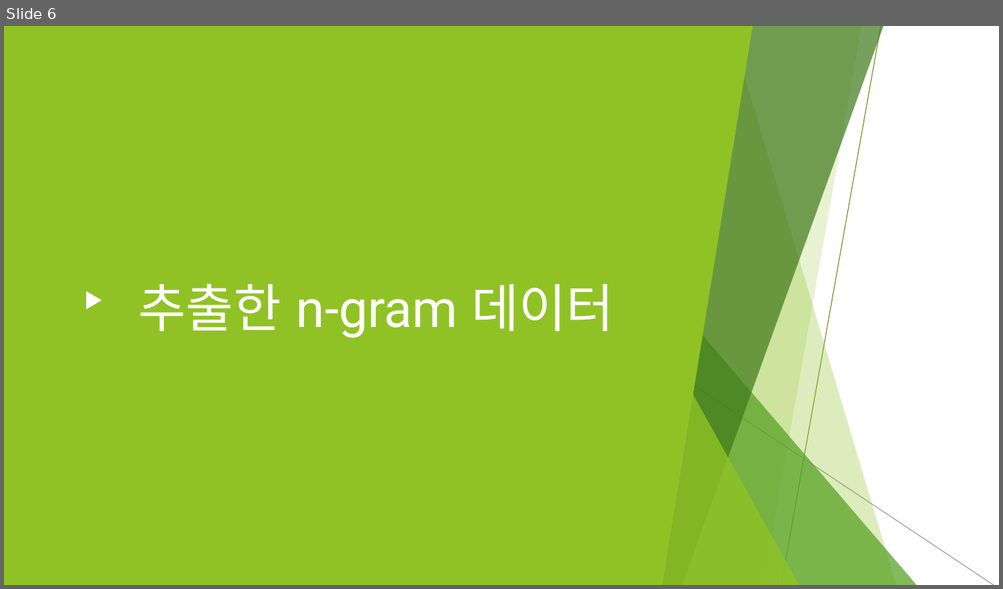
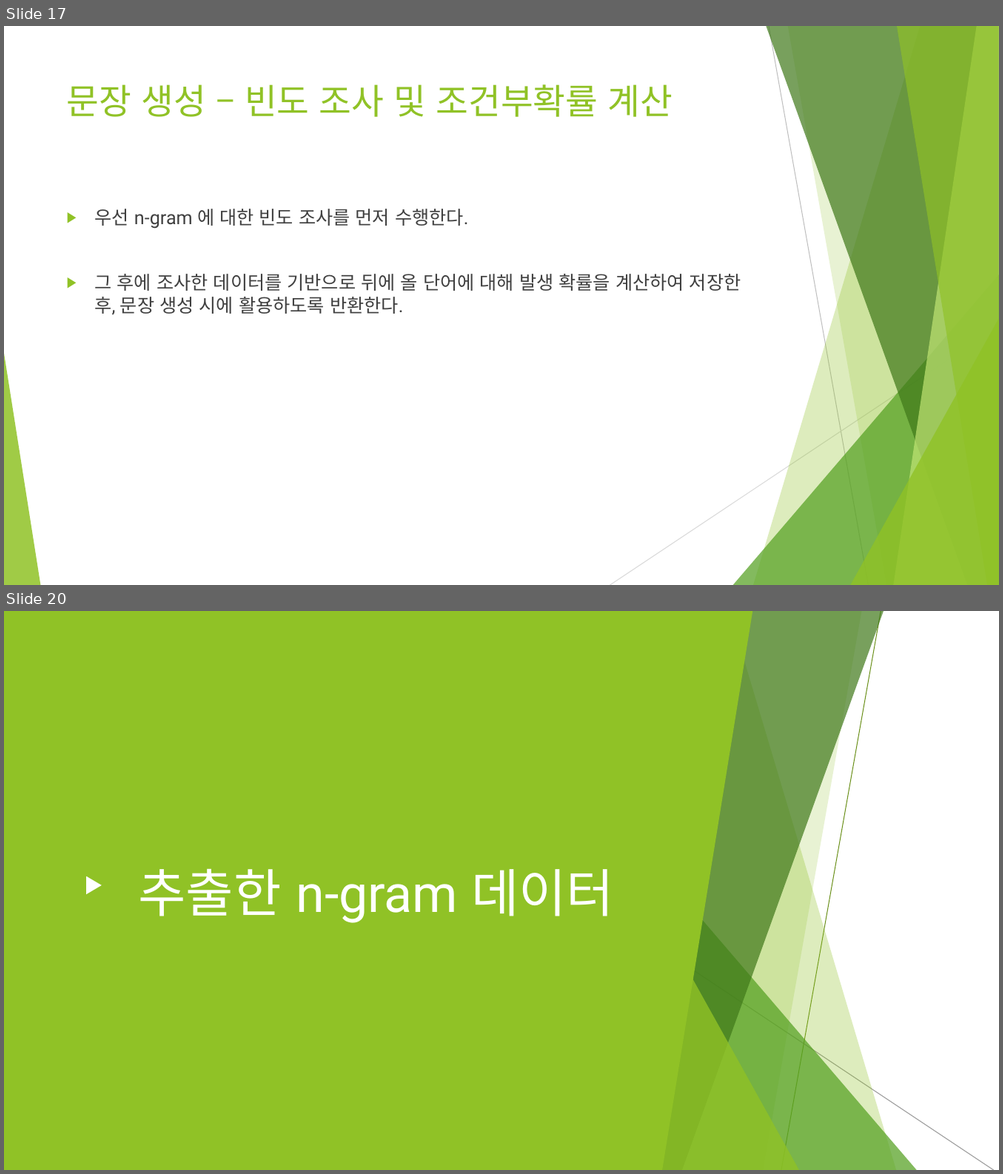
Before and after one commit to ghyeon0/BigData_Homework, a slide deck: HW4/HW4_renew/final_report.pptx. Shown one above the other, each under a label of ours: slide 6 before the commit, slides 17 and 20 after it; the slides between them are not shown. The pictures are 1003x589 and 1003x1174 pixels, drawn with LibreOffice and Linux fonts; fonts in the diff are those of the drawing. Boxes give left, top, right and bottom in pixels: in the first picture for what was removed or moved away, otherwise in the second. Text is boxed around its words. In the diff, an @@ line names an element or a change of style, - is before the commit and + after.

```diff
--- a/HW4/HW4_renew/final_report.pptx
+++ b/HW4/HW4_renew/final_report.pptx
@@ slide 17 added at bbox=[4, 26, 999, 585], background #FFFFFF; not listed: 8 template elements that a slide beside it also shows @@
@@ line added from (768, 26) to (868, 585), #BFBFBF 0.75 pt @@
@@ title added at bbox=[67, 84, 673, 117], 34 pt, text #90C226 @@
+문장 생성 – 빈도 조사 및 조건부확률 계산
@@ text added at bbox=[95, 209, 741, 315], 18 pt, text #404040 @@
+▶ 우선 n-gram 에 대한 빈도 조사를 먼저 수행한다.
+▶ 그 후에 조사한 데이터를 기반으로 뒤에 올 단어에 대해 발생 확률을 계산하여 저장한 후, 문장 생성 시에 활용하도록 반환한다.
@@ line added from (999, 326) to (610, 585), #D9D9D9 0.75 pt @@
@@ what was slide 6 is now slide 20 @@
```
Also in this commit, not shown: 3 slides changed, 14 other slides added, 1 slide removed, 2 other files.
